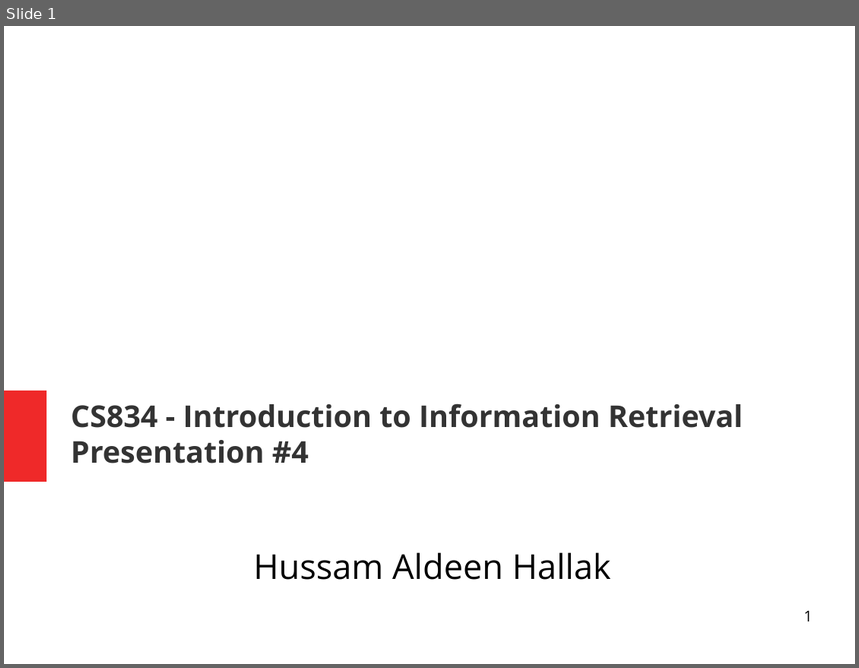
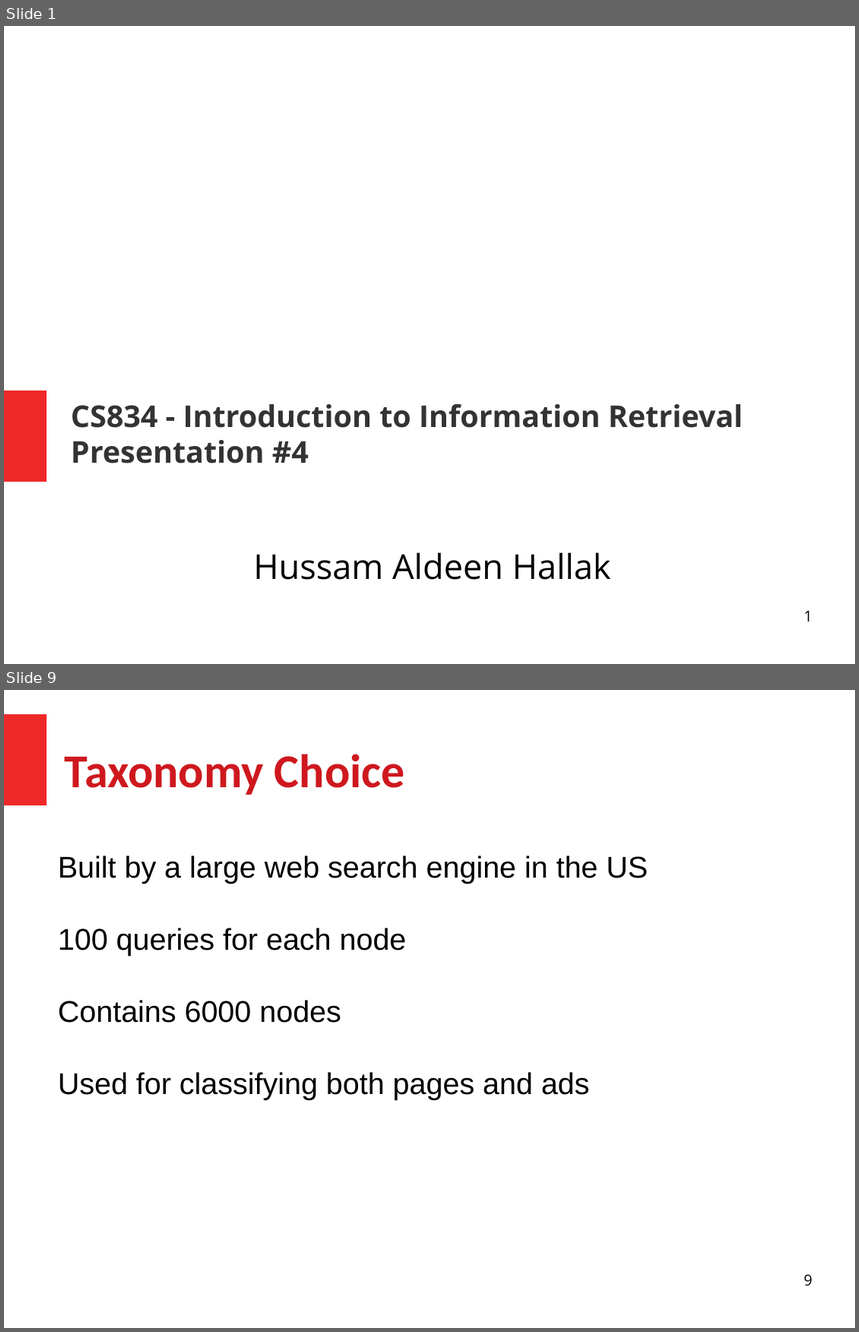
Before and after one commit to HussamHallak/cs834-f17, a slide deck: assignments/P4/P4.odp. Shown one above the other, each under a label of ours: slide 1 before the commit, slides 1 and 9 after it; the slides between them are not shown. The pictures are 859x668 and 859x1332 pixels, drawn with LibreOffice and Linux fonts; fonts in the diff are those of the drawing. Boxes give left, top, right and bottom in pixels: in the first picture for what was removed or moved away, otherwise in the second. Text is boxed around its words. In the diff, an @@ line names an element or a change of style, - is before the commit and + after.

```diff
--- a/assignments/P4/P4.odp
+++ b/assignments/P4/P4.odp
@@ slide 9 added at (4, 690, 855, 1328), background #FFFFFF @@
@@ rectangle added at (4, 714, 47, 805), fill #EF2929 @@
@@ title added at (65, 754, 405, 795), 44 pt, text #CE181E, bold @@
+Taxonomy Choice
@@ text added at (58, 856, 648, 1100), 28 pt, text #000000 @@
+Built by a large web search engine in the US
+100 queries for each node
+Contains 6000 nodes
+Used for classifying both pages and ads
@@ page number added at (804, 1274, 813, 1287), 14 pt, text #000000 @@
+9
```
Also in this commit, not shown: 2 slides changed, 42 other slides added, 40 slides removed, 36 other files.
